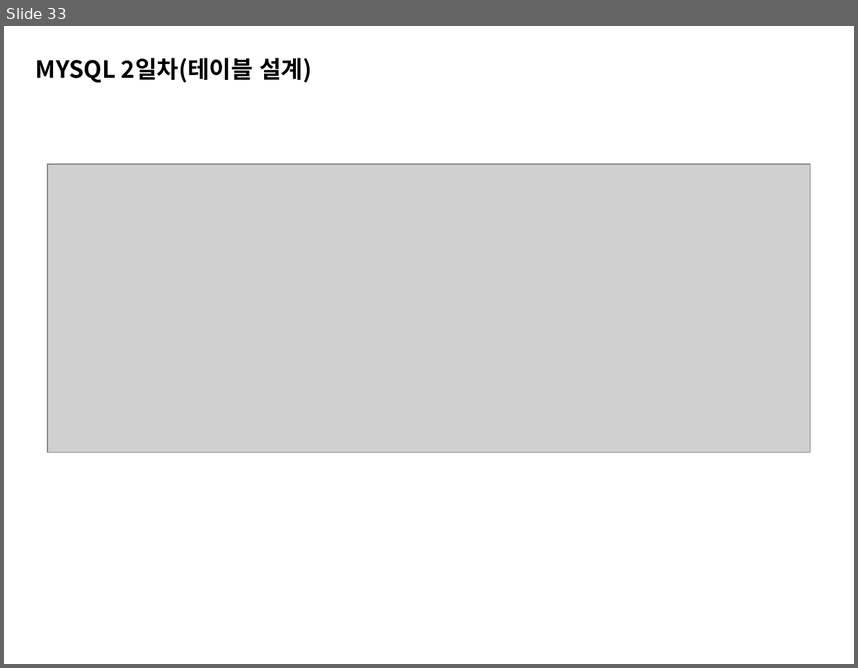
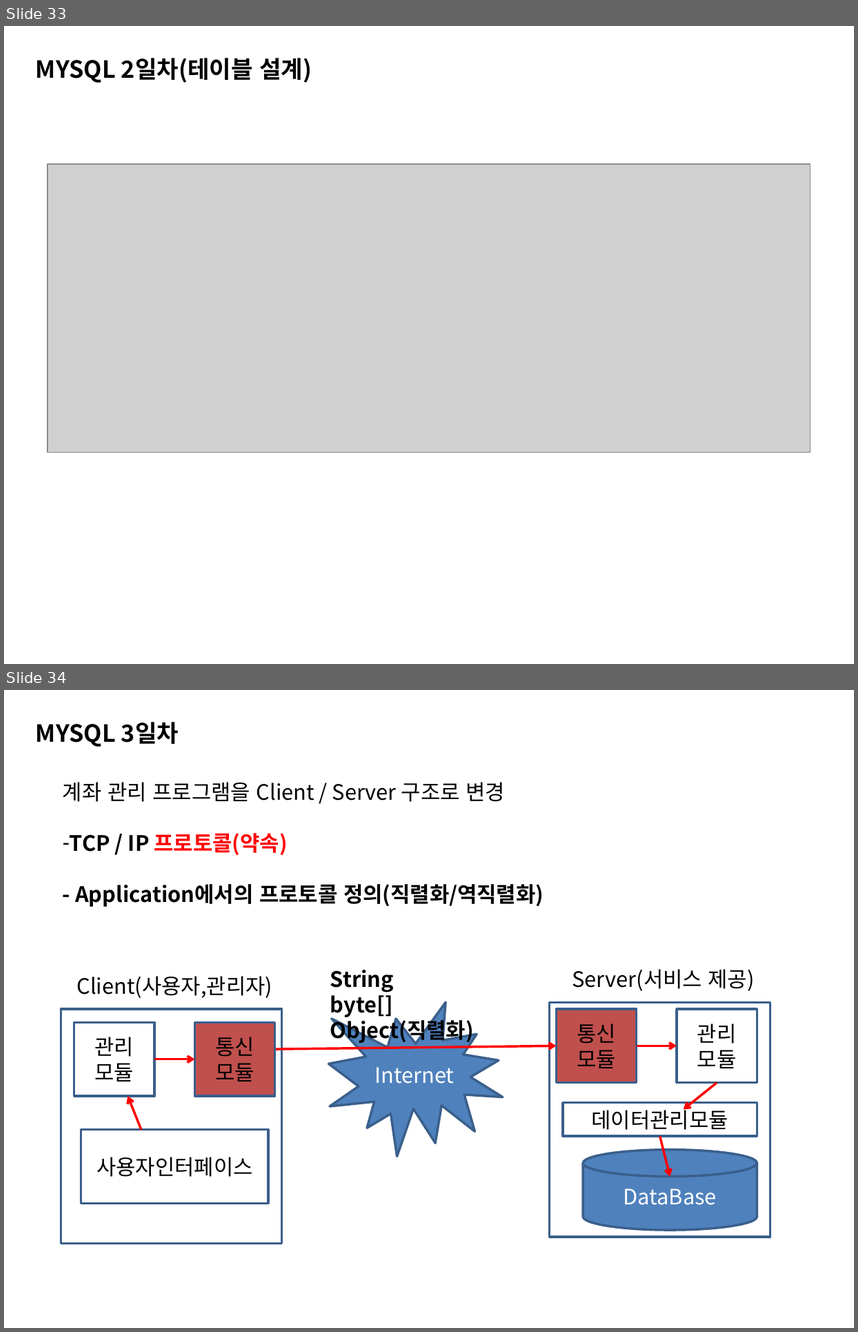
Before and after one commit to sing2song/TILDataBase, a slide deck: MYSQL.pptx. Shown one above the other, each under a label of ours: slide 33 before the commit, slides 33 and 34 after it. The pictures are 858x668 and 858x1332 pixels, drawn with LibreOffice and Linux fonts; fonts in the diff are those of the drawing; grey boxes stand for pictures. Boxes give left, top, right and bottom in pixels: in the first picture for what was removed or moved away, otherwise in the second. Text is boxed around its words. In the diff, an @@ line names an element or a change of style, - is before the commit and + after.

```diff
--- a/MYSQL.pptx
+++ b/MYSQL.pptx
@@ slide 34 added at <box>4,690,854,1328</box>, background #FFFFFF @@
@@ text added at <box>36,722,179,747</box>, 20 pt, text #000000, bold @@
+MYSQL 3일차
@@ text added at <box>63,782,544,907</box>, 18 pt, text #000000, bold @@
+계좌 관리 프로그램을 Client / Server 구조로 변경
+– TCP / IP 프로토콜(약속)
+- Application에서의 프로토콜 정의(직렬화/역직렬화)
@@ text added at <box>76,976,272,998</box>, 18 pt, text #000000 @@
+Client(사용자,관리자)
@@ text added at <box>330,969,474,1044</box>, 18 pt, text #000000, bold @@
+String
+byte[]
+Object(직렬화)
@@ text added at <box>572,969,755,991</box>, 18 pt, text #000000 @@
+Server(서비스 제공)
@@ rectangle added at <box>61,1009,282,1243</box>, fill #FFFFFF, outline #3A5F8C 2 pt @@
@@ irregular seal added at <box>329,1002,503,1156</box>, fill #4F81BD, outline #3A5F8C 2 pt, 18 pt, text #FFFFFF @@
+Internet
@@ rectangle added at <box>550,1002,771,1236</box>, fill #FFFFFF, outline #3A5F8C 2 pt @@
@@ rectangle added at <box>557,1009,637,1083</box>, fill #C0504D, outline #3A5F8C 2 pt, 18 pt, text #000000 @@
+통신
+모듈
@@ rectangle added at <box>677,1009,756,1083</box>, fill #FFFFFF, outline #3A5F8C 2 pt, 18 pt, text #000000 @@
+관리
+모듈
@@ rectangle added at <box>74,1023,154,1096</box>, fill #FFFFFF, outline #3A5F8C 2 pt, 18 pt, text #000000 @@
+관리
+모듈
@@ rectangle added at <box>194,1023,274,1096</box>, fill #C0504D, outline #3A5F8C 2 pt, 18 pt, text #000000 @@
+통신
+모듈
@@ arrow added from (154, 1059) to (194, 1059), #FF0000 2 pt @@
@@ arrow added from (268, 1049) to (557, 1045), #FF0000 2 pt @@
@@ arrow added from (637, 1045) to (677, 1045), #FF0000 2 pt @@
@@ arrow added from (717, 1083) to (683, 1109), #FF0000 2 pt @@
@@ arrow added from (141, 1130) to (128, 1096), #FF0000 2 pt @@
@@ rectangle added at <box>562,1103,756,1136</box>, fill #FFFFFF, outline #3A5F8C 2 pt, 18 pt, text #000000 @@
+데이터관리모듈
@@ rectangle added at <box>81,1130,268,1203</box>, fill #FFFFFF, outline #3A5F8C 2 pt, 18 pt, text #000000 @@
+사용자인터페이스
@@ arrow added from (660, 1136) to (670, 1176), #FF0000 2 pt @@
@@ cylinder added at <box>583,1149,757,1229</box>, fill #4F81BD, outline #3A5F8C 2 pt, 18 pt, text #FFFFFF @@
+DataBase
```
Also in this commit, not shown: 2 other slides added, 27 other files.
